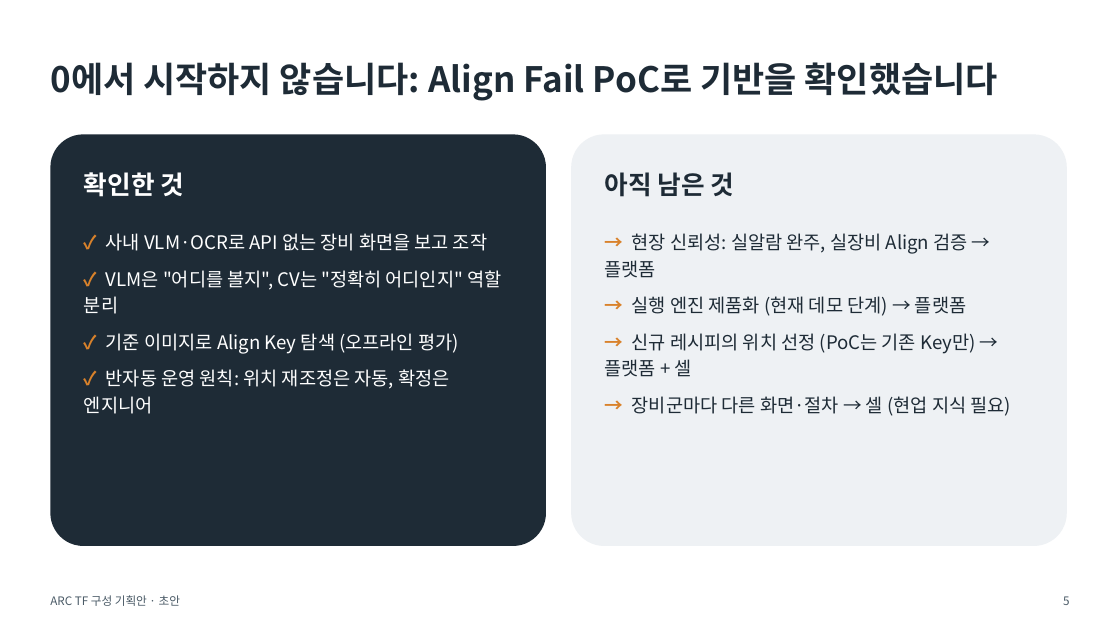
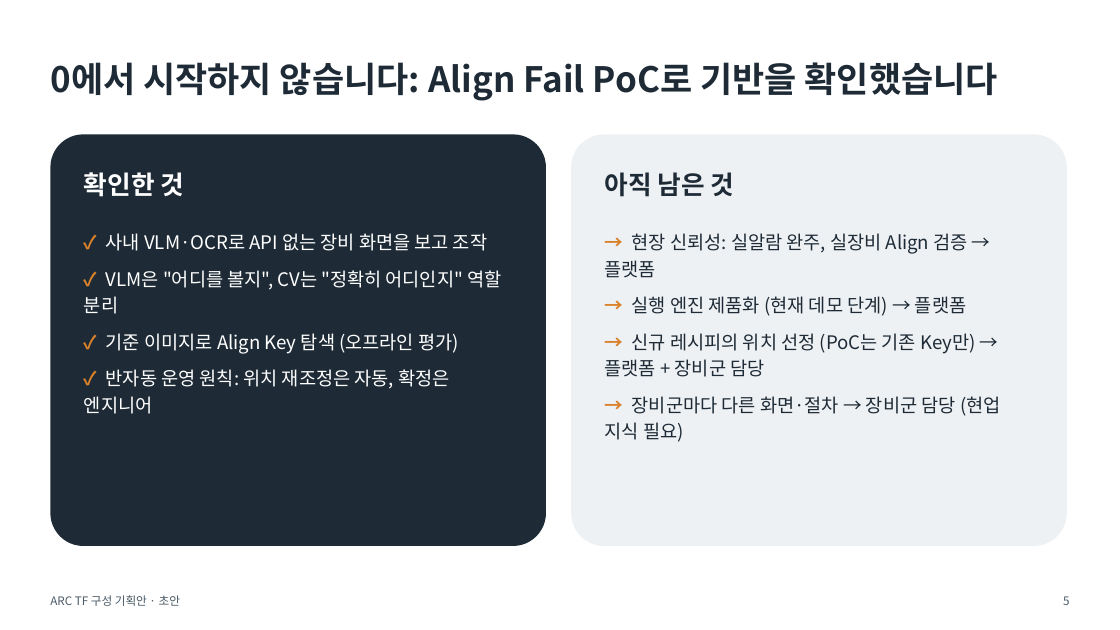
Before and after one commit to DarrenKoi/pm_notes, a slide deck: slide 5 of my-task/arc-tf/deliverables/arc-tf-proposal.pptx. Drawn at 1120x630 pixels with LibreOffice and Linux fonts; fonts in the diff are those of the drawing. Boxes give left, top, right and bottom in pixels: in the first picture for what was removed or moved away, otherwise in the second. Text is boxed around its words. In the diff, an @@ line names an element or a change of style, - is before the commit and + after.

```diff
--- a/my-task/arc-tf/deliverables/arc-tf-proposal.pptx
+++ b/my-task/arc-tf/deliverables/arc-tf-proposal.pptx
@@ text at [605, 333, 1001, 442]: text changed @@
-→ 신규 레시피의 위치 선정 (PoC는 기존 Key만) → 플랫폼 + 셀
-→ 장비군마다 다른 화면·절차 → 셀 (현업 지식 필요)
+→ 신규 레시피의 위치 선정 (PoC는 기존 Key만) → 플랫폼 + 장비군 담당
+→ 장비군마다 다른 화면·절차 → 장비군 담당 (현업 지식 필요)
```
Also in this commit, not shown: 6 other slides changed, 19 other files.
